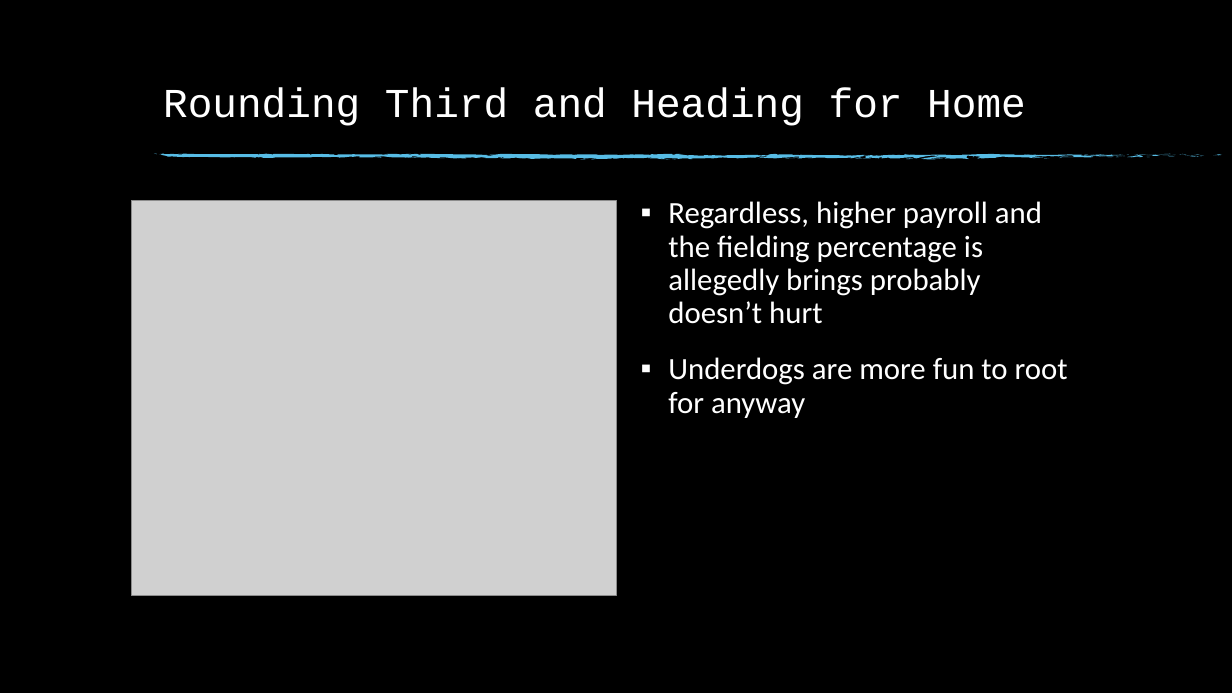
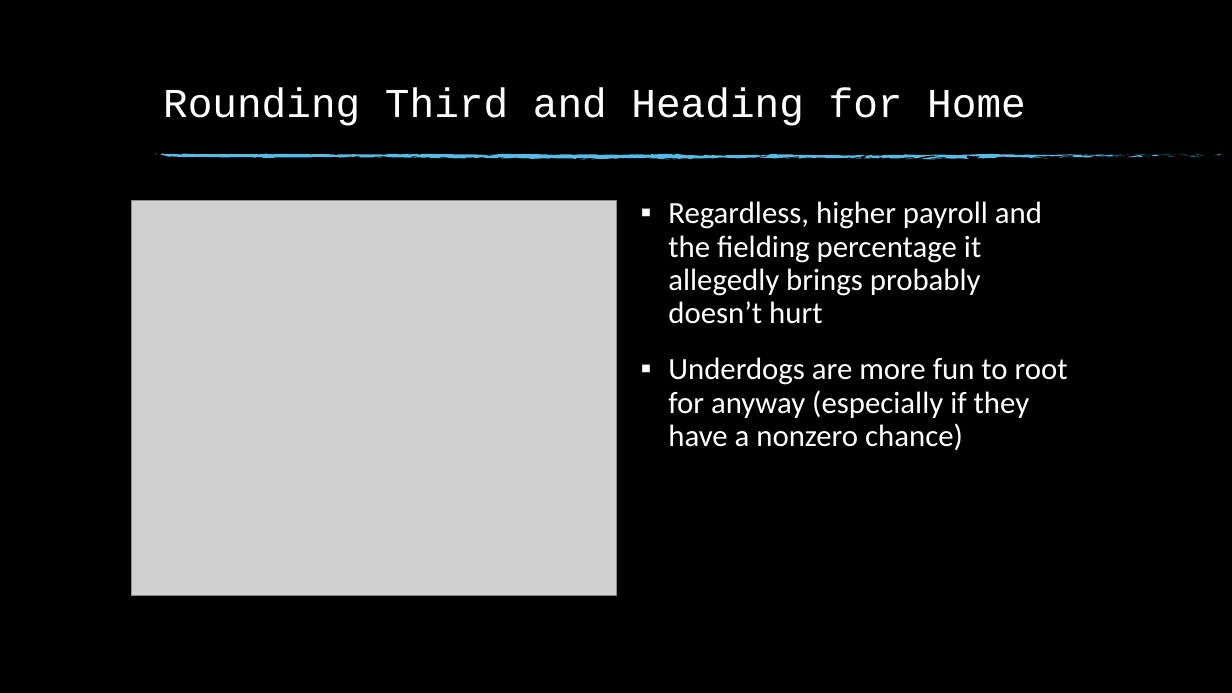
Before and after one commit to trentleslie/Springboard, a slide deck: slide 13 of 20.3 Data Storytelling/Data Storytelling - The Million Dollar Question.pptx. Drawn at 1232x693 pixels with LibreOffice and Linux fonts; fonts in the diff are those of the drawing; grey boxes stand for pictures; background and template pictures are left out. Boxes give left, top, right and bottom in pixels: in the first picture for what was removed or moved away, otherwise in the second. Text is boxed around its words. In the diff, an @@ line names an element or a change of style, - is before the commit and + after.

```diff
--- a/20.3 Data Storytelling/Data Storytelling - The Million Dollar Question.pptx
+++ b/20.3 Data Storytelling/Data Storytelling - The Million Dollar Question.pptx
@@ text at (668,201,1068,450): text changed @@
-▪ Regardless, higher payroll and the fielding percentage is allegedly brings probably doesn’t hurt
-▪ Underdogs are more fun to root for anyway
+▪ Regardless, higher payroll and the fielding percentage it allegedly brings probably doesn’t hurt
+▪ Underdogs are more fun to root for anyway (especially if they have a nonzero chance)
```
Also in this commit, not shown: 1 other slide changed.
